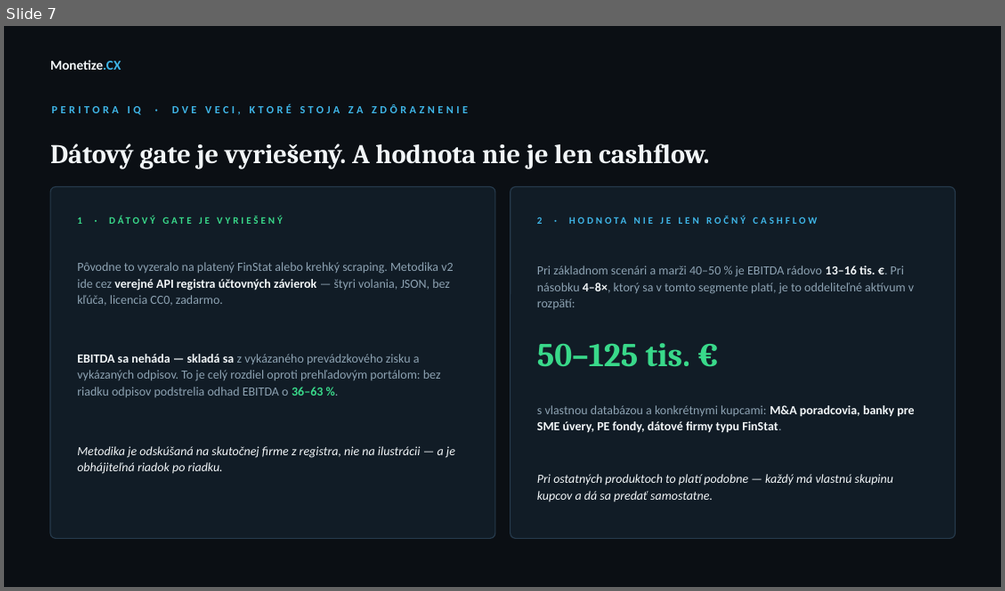
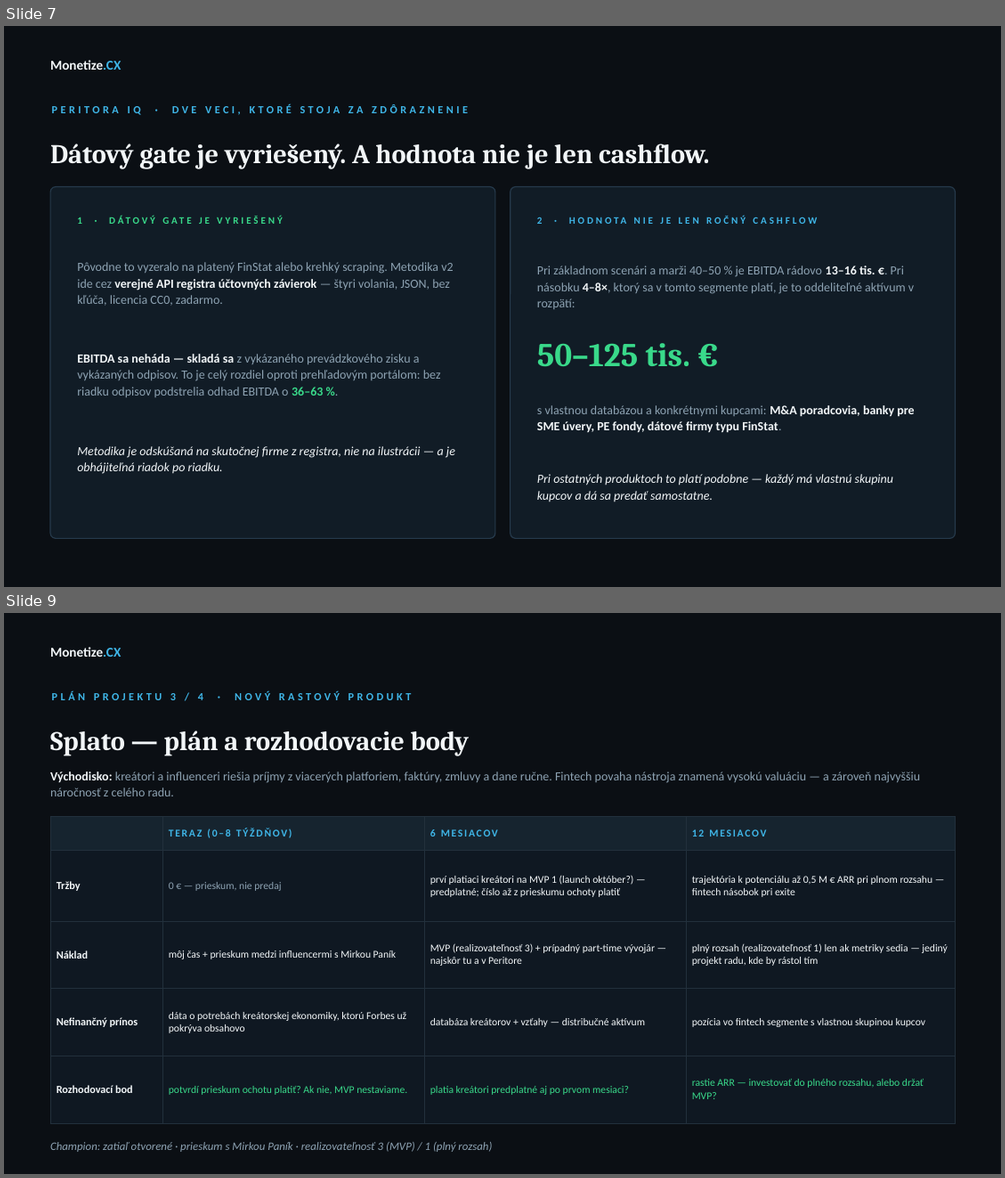
Before and after one commit to pietro18/pietro18, a slide deck: prezentacie/AI_projekty_Forbes_SK_diskusia.pptx. Shown one above the other, each under a label of ours: slide 7 before the commit, slides 7 and 9 after it; the slides between them are not shown. The pictures are 1005x591 and 1005x1178 pixels, drawn with LibreOffice and Linux fonts; fonts in the diff are those of the drawing. Boxes give left, top, right and bottom in pixels: in the first picture for what was removed or moved away, otherwise in the second. Text is boxed around its words. In the diff, an @@ line names an element or a change of style, - is before the commit and + after.

```diff
--- a/prezentacie/AI_projekty_Forbes_SK_diskusia.pptx
+++ b/prezentacie/AI_projekty_Forbes_SK_diskusia.pptx
@@ slide 9 added at [4, 613, 1001, 1174], background #0B0F14 @@
@@ text added at [50, 647, 121, 657], 13 pt, text #F2F6F8, bold @@
+Monetize.CX
@@ text added at [52, 691, 412, 700], 10.5 pt, text #3FB6E8, bold @@
+PLÁN PROJEKTU 3 / 4 · NOVÝ RASTOVÝ PRODUKT
@@ text added at [50, 730, 469, 756], 26 pt, text #F2F6F8, bold @@
+Splato — plán a rozhodovacie body
@@ text added at [50, 771, 920, 796], 12 pt, text #8DA2B2 @@
+Východisko: kreátori a influenceri riešia príjmy z viacerých platforiem, faktúry, zmluvy a dane ručne. Fintech povaha nástroja znamená vysokú valuáciu — a zároveň najvyššiu náročnosť z celého radu.
@@ table added at [50, 817, 955, 1103], 5 rows, 4 columns @@
+ | TERAZ (0–8 TÝŽDŇOV) | 6 MESIACOV | 12 MESIACOV
+Tržby | 0 € — prieskum, nie predaj | prví platiaci kreátori na MVP 1 (launch október?) — predplatné; číslo až z prieskumu ochoty platiť | trajektória k potenciálu až 0,5 M € ARR pri plnom rozsahu — fintech násobok pri exite
+Náklad | môj čas + prieskum medzi influencermi s Mirkou Paník | MVP (realizovateľnosť 3) + prípadný part-time vývojár — najskôr tu a v Peritore | plný rozsah (realizovateľnosť 1) len ak metriky sedia — jediný projekt radu, kde by rástol tím
+Nefinančný prínos | dáta o potrebách kreátorskej ekonomiky, ktorú Forbes už pokrýva obsahovo | databáza kreátorov + vzťahy — distribučné aktívum | pozícia vo fintech segmente s vlastnou skupinou kupcov
+Rozhodovací bod | potvrdí prieskum ochotu platiť? Ak nie, MVP nestaviame. | platia kreátori predplatné aj po prvom mesiaci? | rastie ARR — investovať do plného rozsahu, alebo držať MVP?
@@ text added at [50, 1142, 492, 1151], 11 pt, text #8DA2B2, italic @@
+Champion: zatiaľ otvorené · prieskum s Mirkou Paník · realizovateľnosť 3 (MVP) / 1 (plný rozsah)
```
Also in this commit, not shown: 2 slides changed, 2 other slides added.
